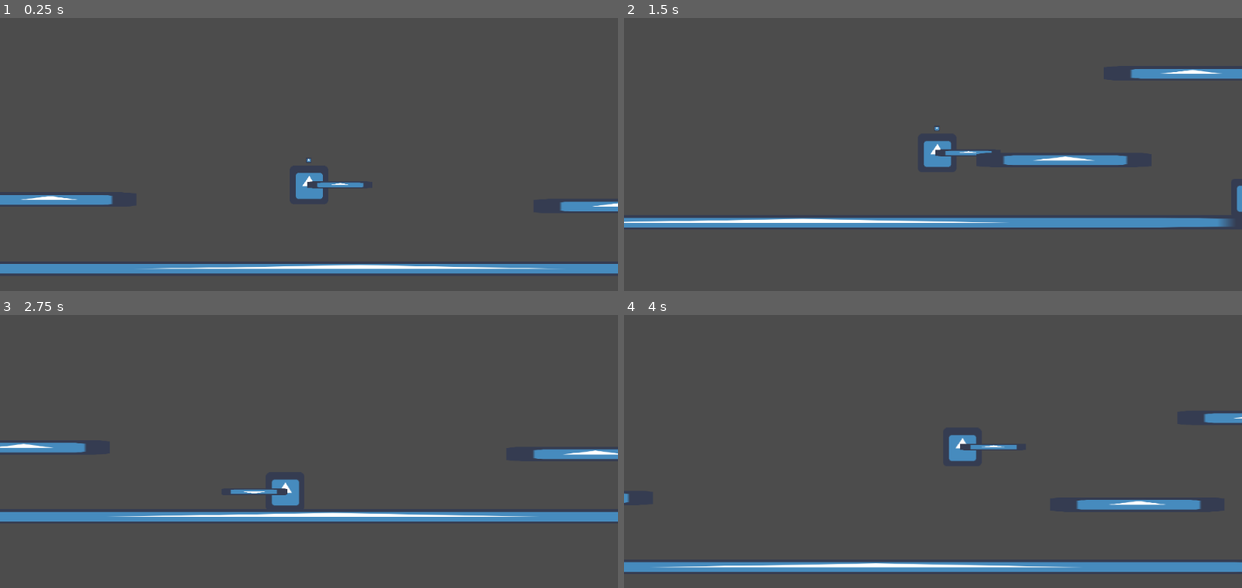
Above: before the commit, frames 1-4 (two rows, left to right).
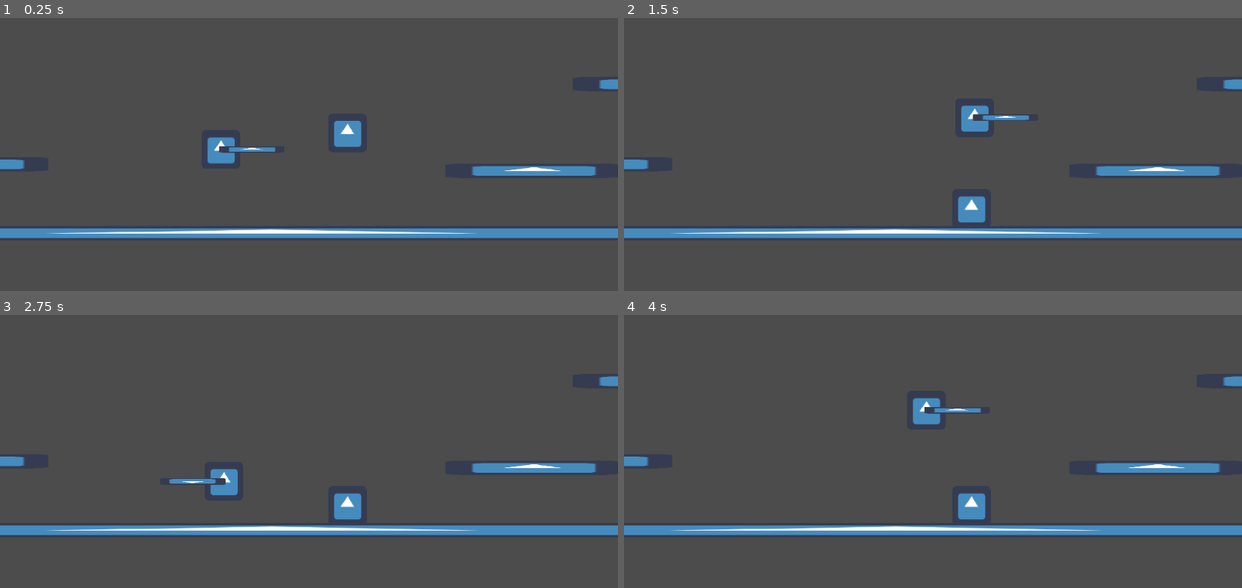
Above: after the commit, the same moments.

Repository: IgorBayerl/godot-game-liliths-crusade
Game: Godot game, scene res://src/Scenes/Main.tscn
The game is run twice, just before and just after one commit, with the same random seed, the same clock (stepped at 60 frames per second) and the same inputs. The engine's default icon, where the game draws it, is replaced by a stand-in: a white triangle on a blue panel in a dark square.
Inputs (mouse positions are in pixels of both pictures, inside the frame that each line leads up to):
- Up to frame 1 (0.25 s): no input
- Up to frame 2 (1.5 s): move the mouse to (1068, 91) at 0.52 s; hold D (move_RIGHT) 0.53-1.25 s; hold J (jump) 0.53-1.25 s; tap L (hability) at 0.6 s; click (1068, 91) at 0.67 s; drag from (809, 127) to (902, 181) at 1.27 s
- Up to frame 3 (2.75 s): move the mouse to (370, 328) at 2.02 s; hold A (move_LEFT) from 2.03 s (still down); hold J (jump) from 2.03 s (still down); tap L (hability) at 2.1 s
- Up to frame 4 (4 s): release A (move_LEFT) at 2.75 s; release J (jump) at 2.75 s; drag from (902, 478) to (747, 353) at 2.77 s; move the mouse to (1118, 462) at 3.52 s; hold D (move_RIGHT) from 3.53 s (still down); hold J (jump) from 3.53 s (still down); tap L (hability) at 3.6 s

The runs differ from the first frame. In frame 1, 11% of the frame differs, in the area x 0-100%, y 22-94%; in frame 2, 11%; in frame 3, 11%; in frame 4, 11%, in the area x 0-100%, y 22-95%.

Commit message:
Revert "Dash"
This reverts commit 4e417db23c18982032944f1ef3a8e91d00846ce3.

Diff:
--- a/src/Actors/Player.tscn
+++ b/src/Actors/Player.tscn
@@ -15,7 +15,7 @@
 [node name="player" type="Sprite" parent="."]
 texture = ExtResource( 2 )
 
-[node name="Colision" type="CollisionShape2D" parent="."]
+[node name="CollisionShape2D" type="CollisionShape2D" parent="."]
 shape = SubResource( 1 )
 
 [node name="Mira" type="Position2D" parent="."]
@@ -30,17 +30,8 @@
 texture = ExtResource( 2 )
 
 [node name="Camera2D" type="Camera2D" parent="."]
-offset = Vector2( 0, -70 )
-current = true
-smoothing_enabled = true
-smoothing_speed = 7.0
 
 [node name="Timer" type="Timer" parent="."]
 wait_time = 0.2
 one_shot = true
-
-[node name="Dash" type="Sprite" parent="."]
-position = Vector2( -0.480262, -41.0047 )
-scale = Vector2( 0.137369, 0.137369 )
-texture = ExtResource( 2 )
 [connection signal="timeout" from="Timer" to="." method="_on_Timer_timeout"]
--- a/src/Scenes/Main.tscn
+++ b/src/Scenes/Main.tscn
@@ -66,4 +66,4 @@
 texture = ExtResource( 2 )
 
 [node name="Aroldo" parent="." instance=ExtResource( 3 )]
-position = Vector2( 1191.1, 419.265 )
+position = Vector2( 575.563, 277.995 )
--- a/src/Scripts/Aroldo.gd
+++ b/src/Scripts/Aroldo.gd
@@ -37,7 +37,7 @@
 	var eye_right = eye_center + Vector2(eye_reach, 0)
 
 	var player_pos = Player.get_global_position()
-	var player_extents = Player.get_node("Colision").shape.extents - Vector2(1, 1)
+	var player_extents = Player.get_node("CollisionShape2D").shape.extents - Vector2(1, 1)
 	var top_left = player_pos + Vector2(-player_extents.x, -player_extents.y)
 	var top_right = player_pos + Vector2(player_extents.x, -player_extents.y)
 	var bottom_left = player_pos + Vector2(-player_extents.x, player_extents.y)
--- a/src/Scripts/Player.gd
+++ b/src/Scripts/Player.gd
@@ -10,11 +10,10 @@
 var direction = Vector2()
 var is_dashing = false
 
-
 func _physics_process(delta: float) -> void:
 	_direction_move(delta)
 
-#	 MOVIMENTAÇÃO DO PLAYER
+
 func _direction_move(delta):
 
 	direction = Vector2()
@@ -48,34 +47,30 @@
 		GRAVITY = 50
 
 	if Input.is_action_just_pressed("hability"):
-		dash(  )
+		dash()
 
 	motion = move_and_slide(motion  , NORMAL)
-
+#	print(direction)
 
 func _pode_pular() -> bool:
-	if is_on_floor() :
+	if is_on_floor():
 		return true
 	else:
 		return false
 
-#		DASH
 func _can_dash() -> bool:
 	if is_dashing == false:
 		return true
 	else:
 		return false
 
-func dash( ) :
-	if _can_dash():
+func dash():
+	if not _can_dash():
 		is_dashing = true
 		SPEED = 800
-		$Dash.visible = false
 		$Timer.start()
-
 
 func _on_Timer_timeout() -> void:
 	SPEED = 300
 	yield(get_tree().create_timer(0.5), "timeout")
 	is_dashing = false
-	$Dash.visible = true
